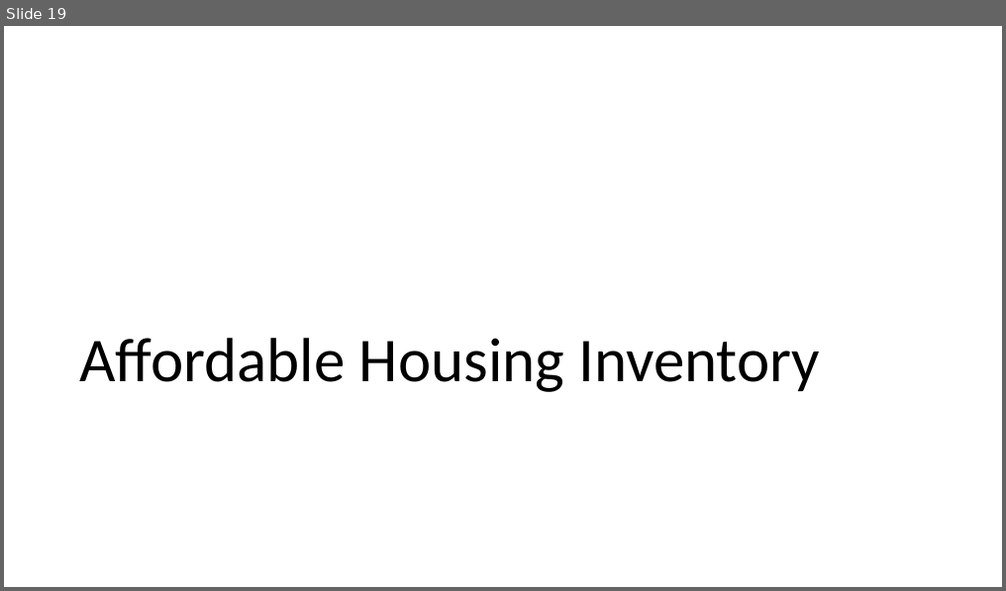
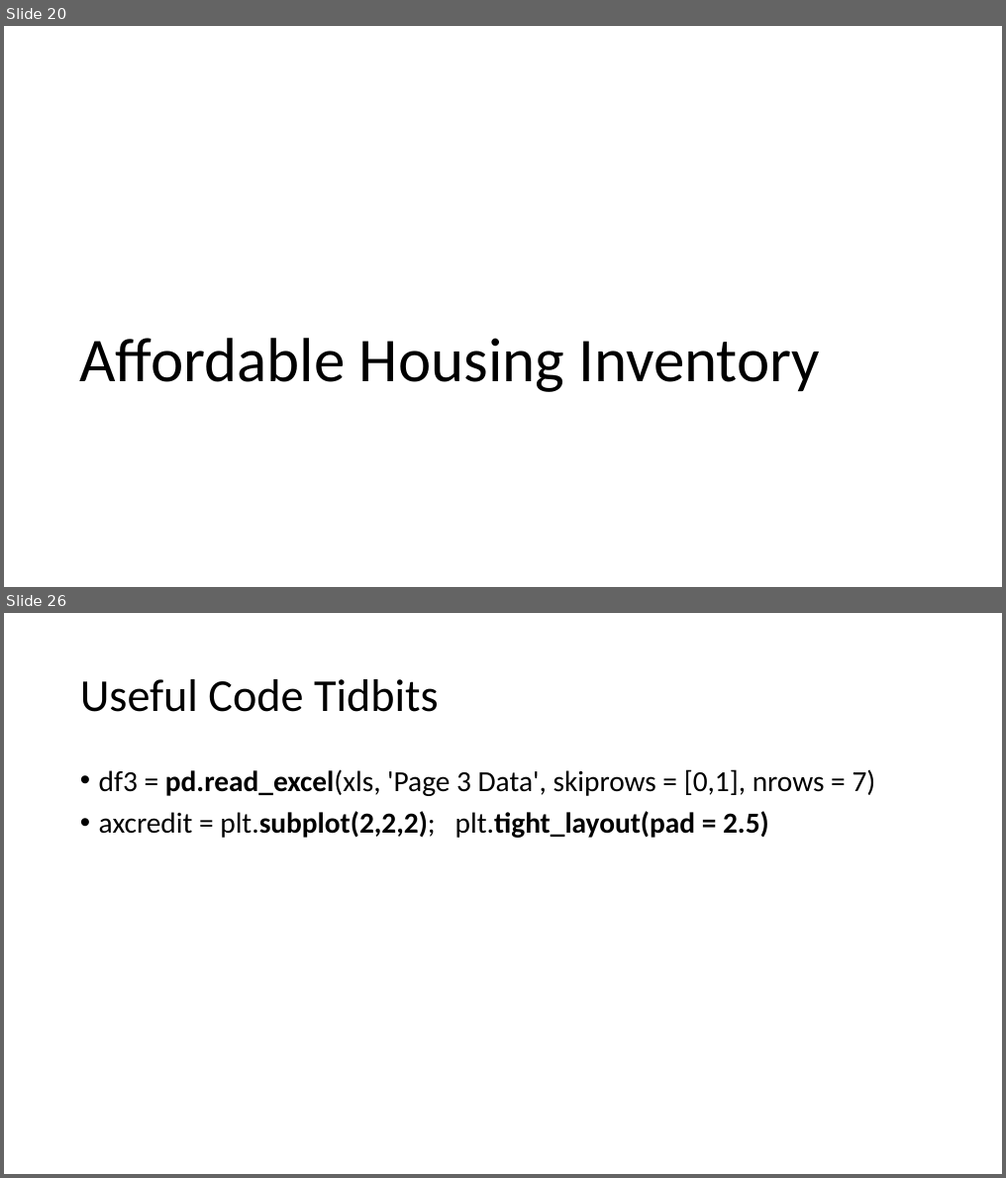
Before and after one commit to bowielh/Project1_Group1, a slide deck: Housing_Bubble.pptx. Shown one above the other, each under a label of ours: slide 19 before the commit, slides 20 and 26 after it; the slides between them are not shown. The pictures are 1006x591 and 1006x1178 pixels, drawn with LibreOffice and Linux fonts; fonts in the diff are those of the drawing. Boxes give left, top, right and bottom in pixels: in the first picture for what was removed or moved away, otherwise in the second. Text is boxed around its words. In the diff, an @@ line names an element or a change of style, - is before the commit and + after.

```diff
--- a/Housing_Bubble.pptx
+++ b/Housing_Bubble.pptx
@@ slide 26 added at [4,613,1002,1174], background #FFFFFF @@
@@ title added at [80,679,439,712], 44 pt, text #000000 @@
+Useful Code Tidbits
@@ text added at [99,769,876,838], 28 pt, text #000000 @@
+• df3 = pd.read_excel(xls, 'Page 3 Data', skiprows = [0,1], nrows = 7)
+• axcredit = plt.subplot(2,2,2); plt.tight_layout(pad = 2.5)
@@ what was slide 19 is now slide 20 @@
```
Also in this commit, not shown: 5 slides changed, 5 other slides added, 2 slides removed, 7 other files.
